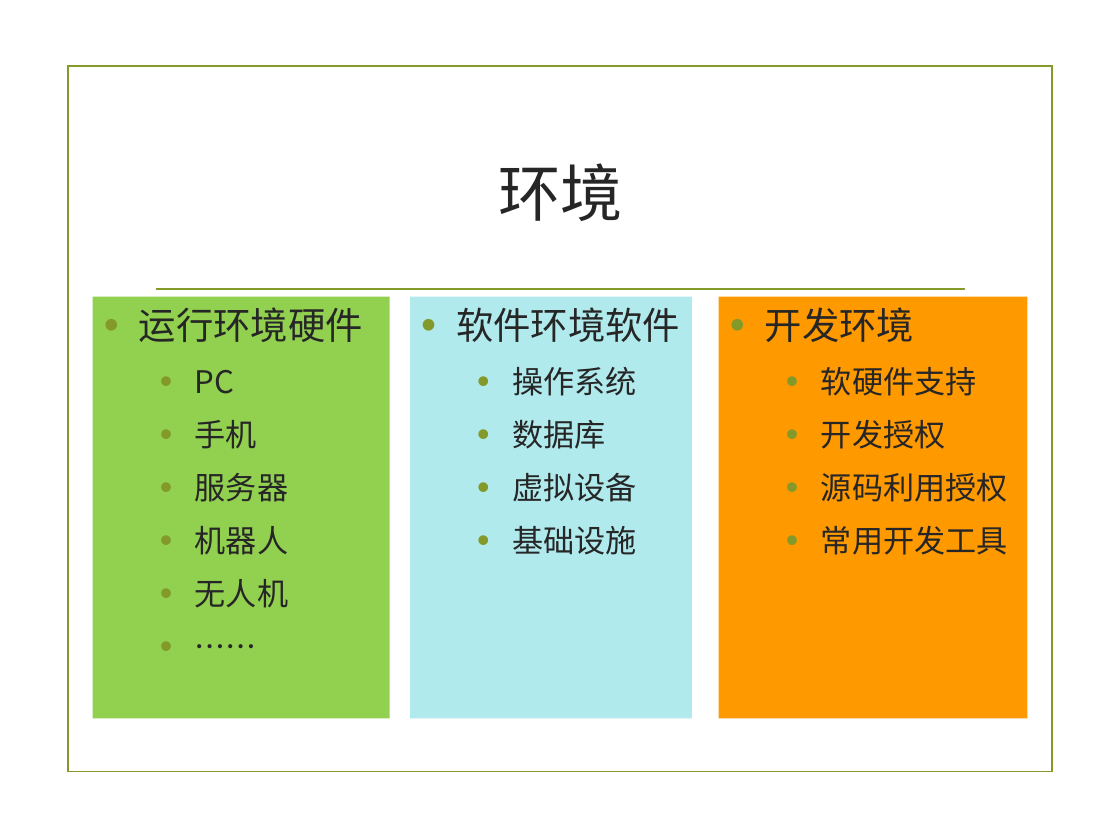
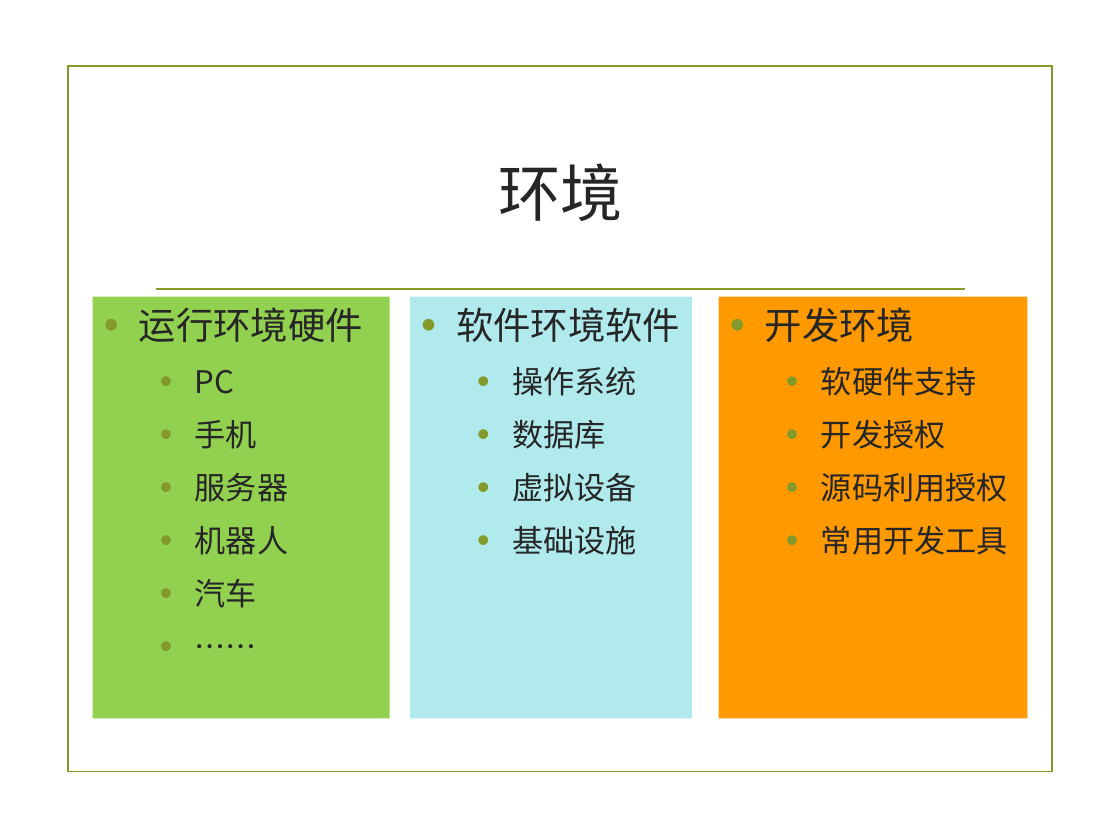
Before and after one commit to zuoshenghuang/curriculum, a slide deck: slide 6 of software/Ch_X_summary.pptx. Drawn at 1120x840 pixels with LibreOffice and Linux fonts; fonts in the diff are those of the drawing; background and template pictures are left out. Boxes give left, top, right and bottom in pixels: in the first picture for what was removed or moved away, otherwise in the second. Text is boxed around its words. In the diff, an @@ line names an element or a change of style, - is before the commit and + after.

```diff
--- a/software/Ch_X_summary.pptx
+++ b/software/Ch_X_summary.pptx
@@ text at [195, 579, 257, 608]: text changed @@
-  • 无人机
+  • 汽车
```
Also in this commit, not shown: 5 other slides changed, 35 other files.
